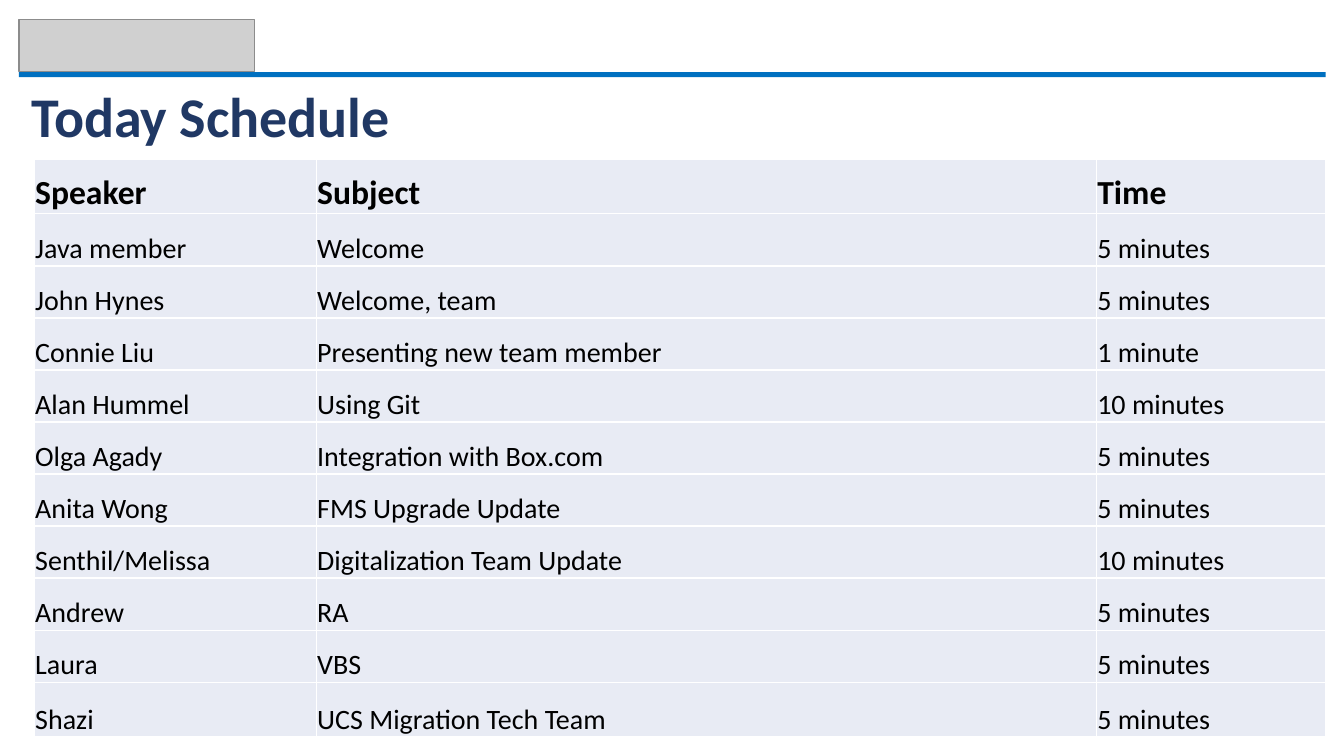
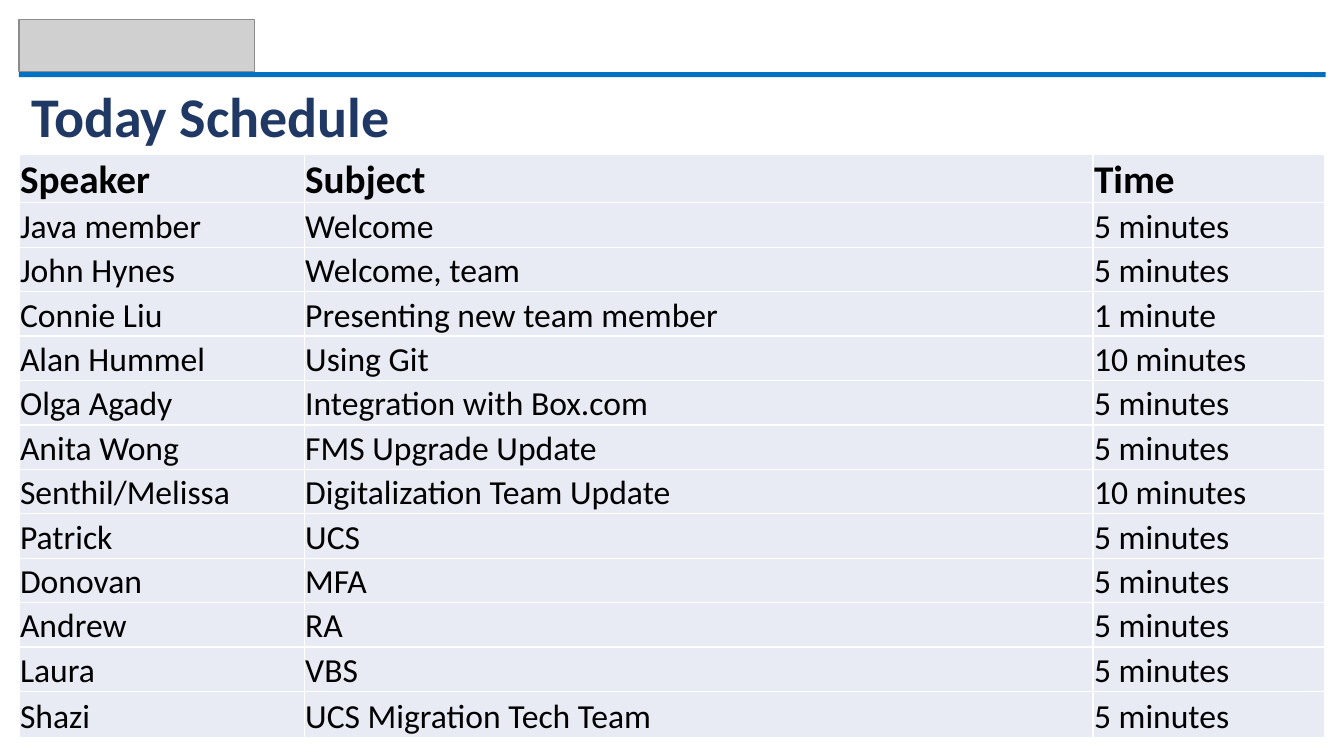
Before and after one commit to alanhummel/ISTeamUpdate, a slide deck: slide 2 of IS Team Updates - November 22.pptx. Drawn at 1344x756 pixels with LibreOffice and Linux fonts; fonts in the diff are those of the drawing; grey boxes stand for pictures. Boxes give left, top, right and bottom in pixels: in the first picture for what was removed or moved away, otherwise in the second. Text is boxed around its words. In the diff, an @@ line names an element or a change of style, - is before the commit and + after.

```diff
--- a/IS Team Updates - November 22.pptx
+++ b/IS Team Updates - November 22.pptx
@@ table at (x1=19, y1=155, x2=1326, y2=739) @@
+row 9: Patrick | UCS | 5 minutes
+row 10: Donovan | MFA | 5 minutes
@@ table resized from (x1=34, y1=159, x2=1326, y2=738) to (x1=19, y1=155, x2=1326, y2=739) @@
```
Also in this commit, not shown: 13 slides added, 1 other file.
